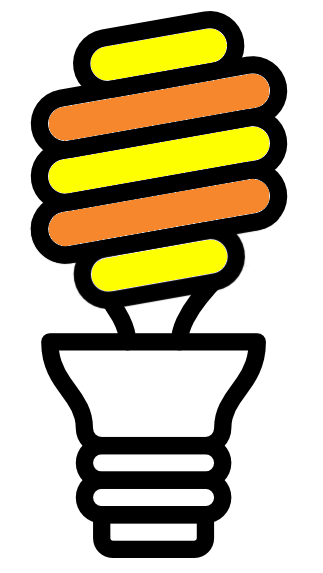
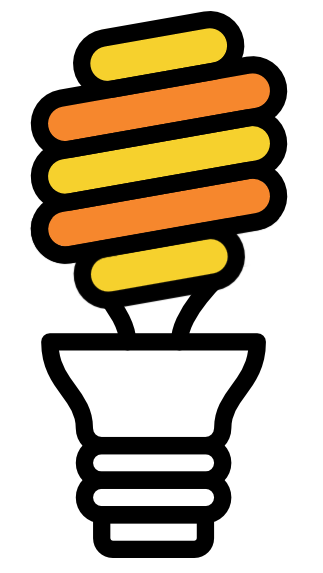
Layers edited between the first and the second 323×573 image:
painted on "Pasted Layer #1" over [49, 29, 269, 291]
added layer "Layer" over [48, 28, 270, 293]
